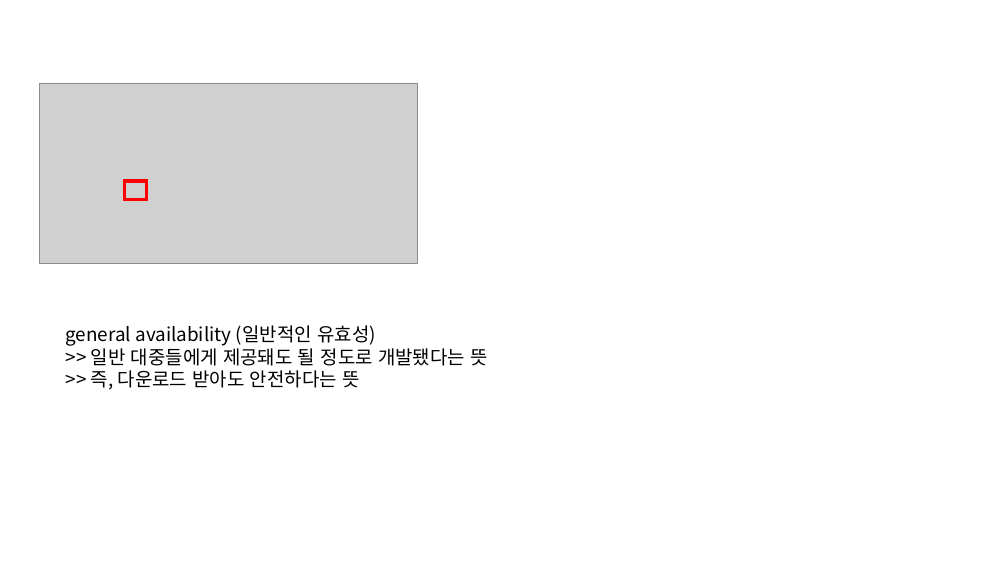
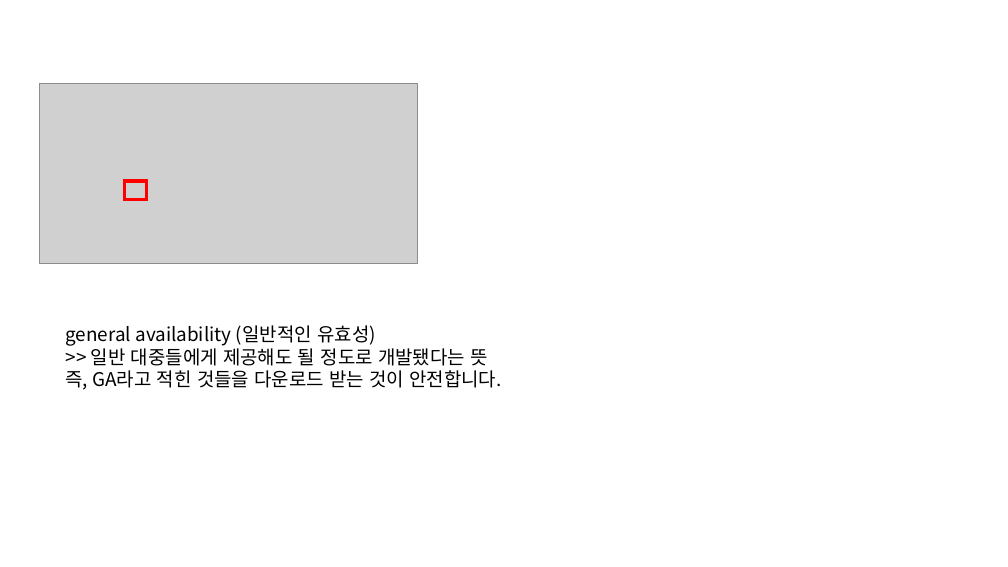
Before and after one commit to KIM-BEOMSOO/study, a slide deck: slide 9 of 00.공부 정리(최종)/03.Spring/01.FastCampus_남궁성/03.해설/Spring_ch01.pptx. Drawn at 1008x567 pixels with LibreOffice and Linux fonts; fonts in the diff are those of the drawing; grey boxes stand for pictures. Boxes give left, top, right and bottom in pixels: in the first picture for what was removed or moved away, otherwise in the second. Text is boxed around its words. In the diff, an @@ line names an element or a change of style, - is before the commit and + after.

```diff
--- a/00.공부 정리(최종)/03.Spring/01.FastCampus_남궁성/03.해설/Spring_ch01.pptx
+++ b/00.공부 정리(최종)/03.Spring/01.FastCampus_남궁성/03.해설/Spring_ch01.pptx
@@ text at (x1=66, y1=344, x2=501, y2=390): text changed @@
->> 일반 대중들에게 제공돼도 될 정도로 개발됐다는 뜻
->> 즉, 다운로드 받아도 안전하다는 뜻
+>> 일반 대중들에게 제공해도 될 정도로 개발됐다는 뜻
+즉, GA라고 적힌 것들을 다운로드 받는 것이 안전합니다.
```
Also in this commit, not shown: 6 other files.
